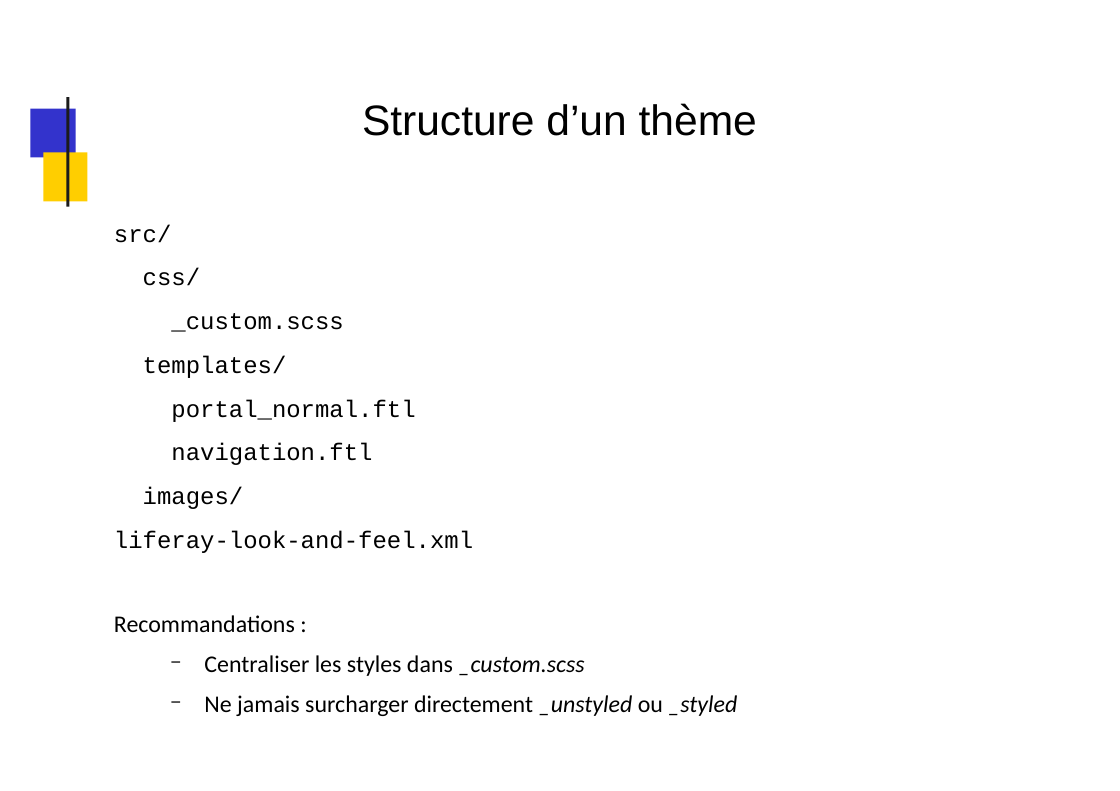
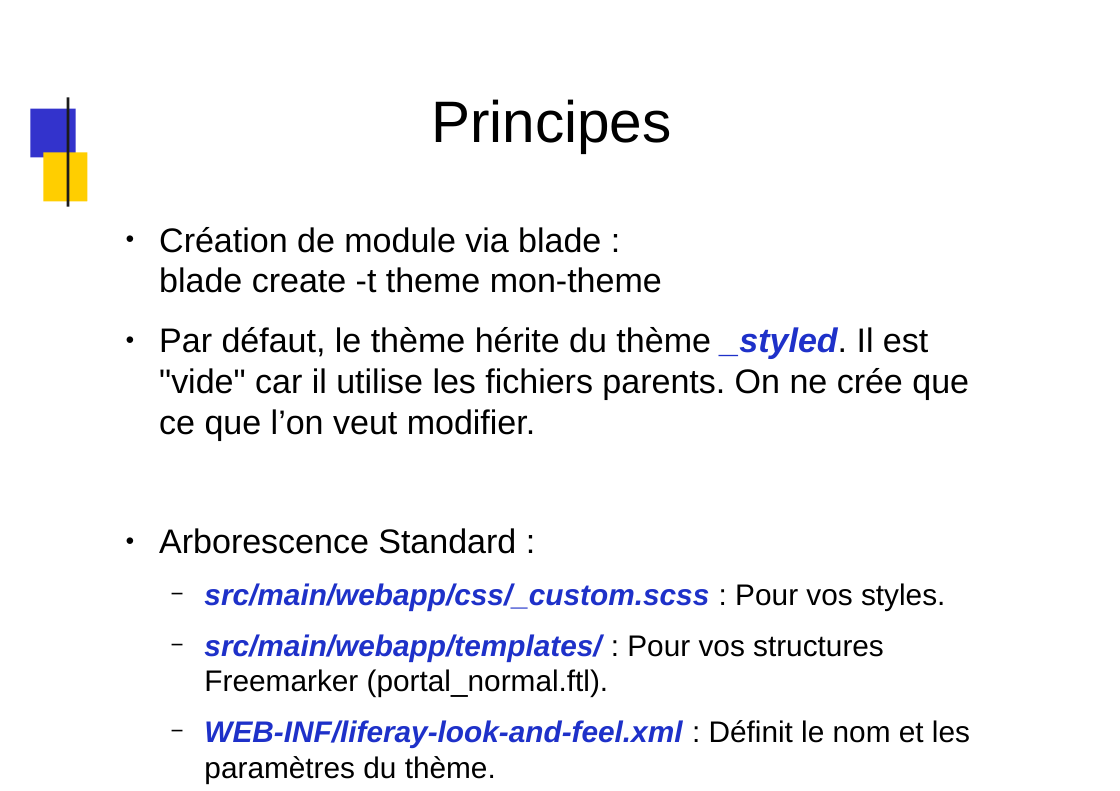
Before and after one commit to dthibau/liferay, a slide deck: slide 190 of Lrd7.pptx. Drawn at 1120x791 pixels with LibreOffice and Linux fonts; fonts in the diff are those of the drawing; background and template pictures are left out. Boxes give left, top, right and bottom in pixels: in the first picture for what was removed or moved away, otherwise in the second. Text is boxed around its words. In the diff, an @@ line names an element or a change of style, - is before the commit and + after.

```diff
--- a/Lrd7.pptx
+++ b/Lrd7.pptx
@@ title at (431, 99, 672, 152): text changed; size 32 to 44 pt @@
-Structure d’un thème
+Principes
@@ text at (159, 227, 970, 748): text changed; size 18 to 22.4 pt; font Calibri to Arial @@
-src/
-css/
-_custom.scss
-templates/
-portal_normal.ftl
-navigation.ftl
-images/
-liferay-look-and-feel.xml
-Recommandations :
-  − Centraliser les styles dans _custom.scss
-  − Ne jamais surcharger directement _unstyled ou _styled
+● Création de module via blade :
+  blade create -t theme mon-theme
+● Par défaut, le thème hérite du thème _styled. Il est "vide" car il utilise les fichiers parents. On ne crée que ce que l’on veut modifier.
+● Arborescence Standard :
+  − src/main/webapp/css/_custom.scss : Pour vos styles.
+  − src/main/webapp/templates/ : Pour vos structures Freemarker (portal_normal.ftl).
+  − WEB-INF/liferay-look-and-feel.xml : Définit le nom et les paramètres du thème.
```
Also in this commit, not shown: 118 other slides changed, 17 other files.
